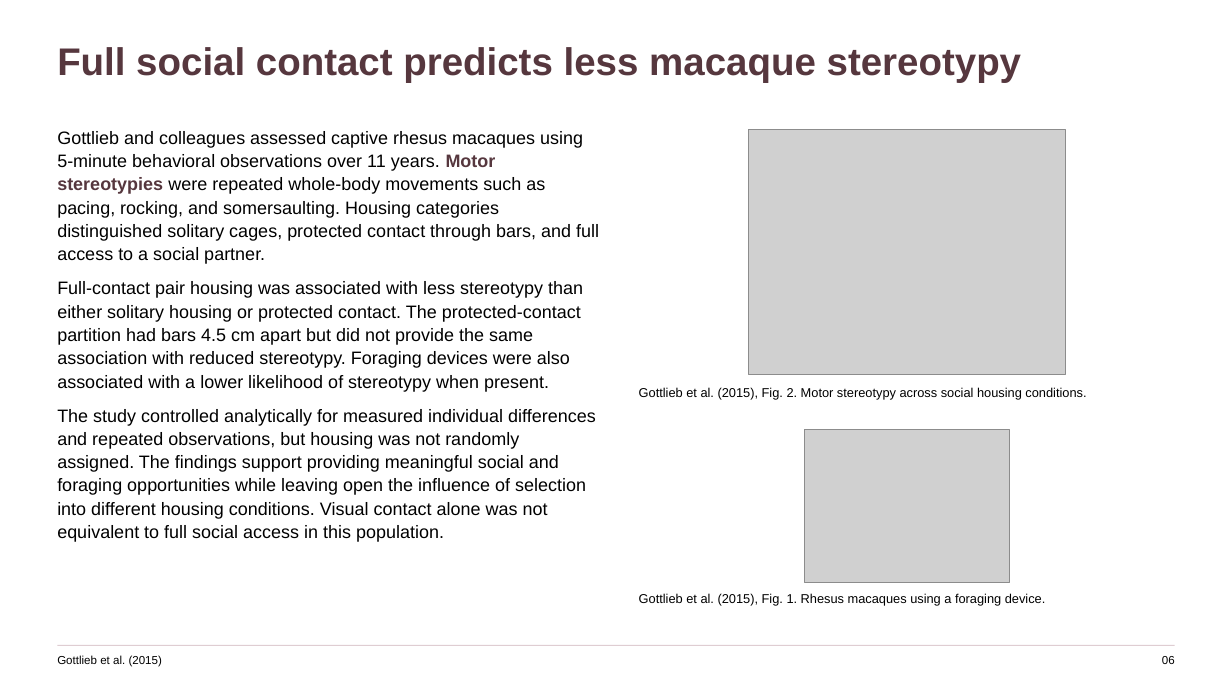
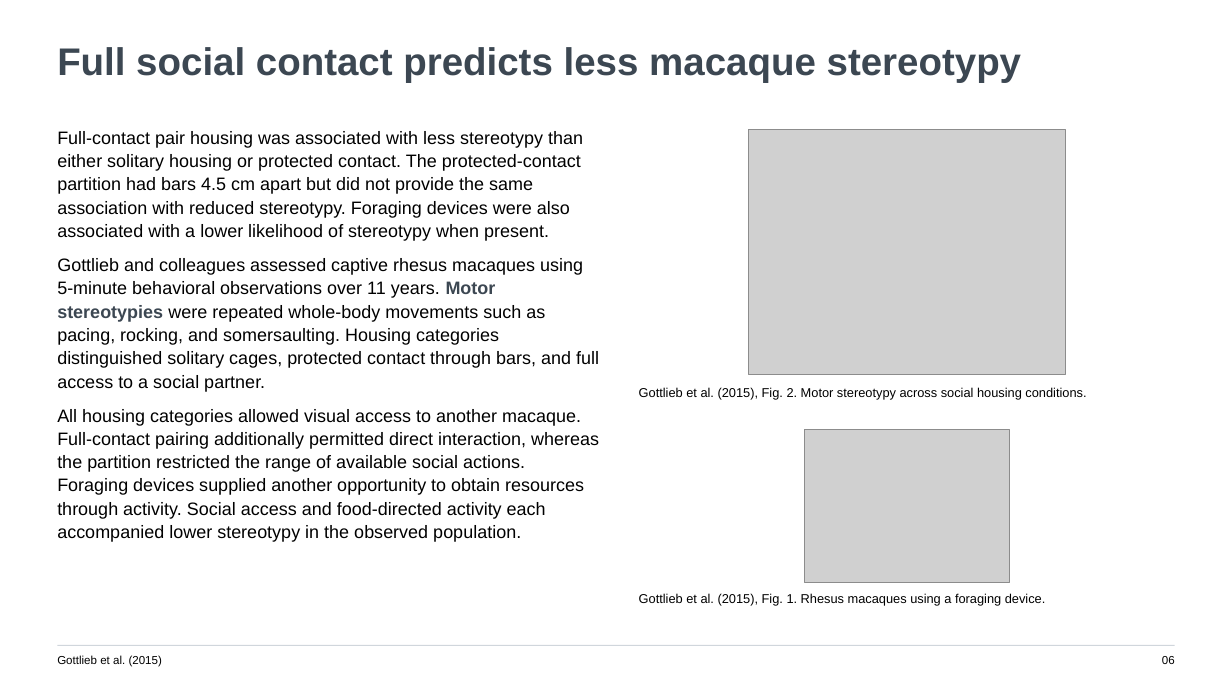
Before and after one commit to jordanxxlopez/NEUROETHOLOGY, a slide deck: slide 6 of lectures/L53/Neuroethology_Lecture53_FA2026.pptx. Drawn at 1232x693 pixels with LibreOffice and Linux fonts; fonts in the diff are those of the drawing; grey boxes stand for pictures. Boxes give left, top, right and bottom in pixels: in the first picture for what was removed or moved away, otherwise in the second. Text is boxed around its words. In the diff, an @@ line names an element or a change of style, - is before the commit and + after.

Commit message:
Revise Lecture 53 with teaching-focused paragraphs and new theme

```diff
--- a/lectures/L53/Neuroethology_Lecture53_FA2026.pptx
+++ b/lectures/L53/Neuroethology_Lecture53_FA2026.pptx
@@ text "Full social contact predicts less ..." at (57,47,1022,83): text colour #56373E to #3C4752 @@
@@ text at (57,131,583,241): paragraph added @@
+Full-contact pair housing was associated with less stereotypy than either solitary housing or protected contact. The protected-contact partition had bars 4.5 cm apart but did not provide the same association with reduced stereotypy. Foraging devices were also associated with a lower likelihood of stereotypy when present.
@@ text at (57,258,599,392): text colour #56373E to #3C4752 in "Motor stereotypies" @@
@@ text at (57,409,599,542): text changed @@
-Full-contact pair housing was associated with less stereotypy than either solitary housing or protected contact. The protected-contact partition had bars 4.5 cm apart but did not provide the same association with reduced stereotypy. Foraging devices were also associated with a lower likelihood of stereotypy when present.
-The study controlled analytically for measured individual differences and repeated observations, but housing was not randomly assigned. The findings support providing meaningful social and foraging opportunities while leaving open the influence of selection into different housing conditions. Visual contact alone was not equivalent to full social access in this population.
+All housing categories allowed visual access to another macaque. Full-contact pairing additionally permitted direct interaction, whereas the partition restricted the range of available social actions. Foraging devices supplied another opportunity to obtain resources through activity. Social access and food-directed activity each accompanied lower stereotypy in the observed population.
@@ rectangle at (57,645,1175,646): fill #DFCDD2 to #D0D6DC @@
```
Also in this commit, not shown: 45 other slides changed, 7 other files.
